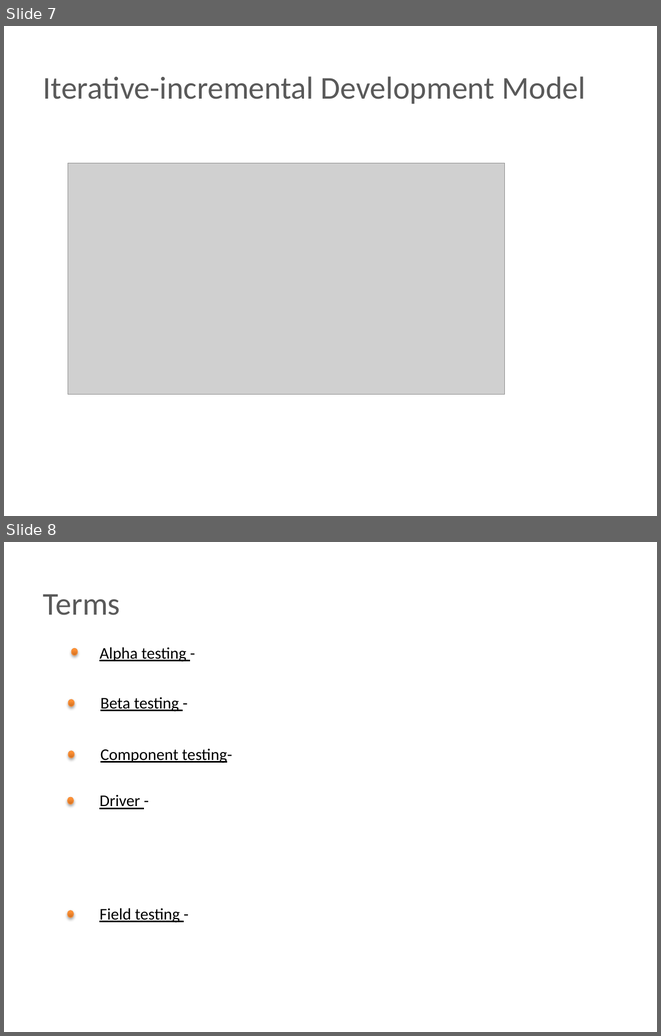
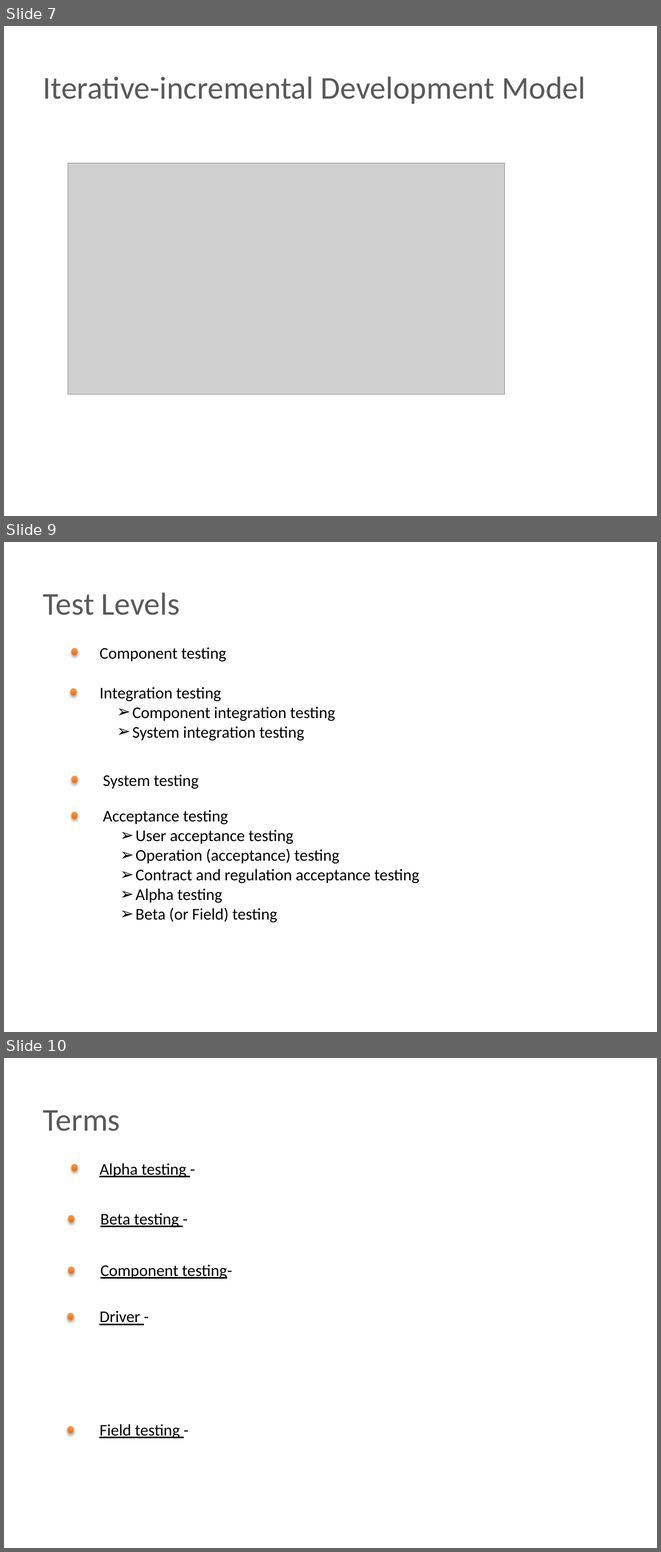
Before and after one commit to BigRacer/swtesting, a slide deck: inna/Занятие 2.pptx. Shown one above the other, each under a label of ours: slides 7 and 8 before the commit, slides 7, 9 and 10 after it; the slides between them are not shown. The pictures are 661x1036 and 661x1552 pixels, drawn with LibreOffice and Linux fonts; fonts in the diff are those of the drawing; grey boxes stand for pictures; background and template pictures are left out. Boxes give left, top, right and bottom in pixels: in the first picture for what was removed or moved away, otherwise in the second. Text is boxed around its words. In the diff, an @@ line names an element or a change of style, - is before the commit and + after.

```diff
--- a/inna/Занятие 2.pptx
+++ b/inna/Занятие 2.pptx
@@ slide 9 added at (x1=4, y1=542, x2=657, y2=1032), background picture (left out) @@
@@ text added at (x1=43, y1=592, x2=180, y2=615), 35 pt, text #595959 @@
+Test Levels
@@ ellipse added at (x1=71, y1=649, x2=77, y2=655), fill gradient #CC6E20 to #FF9034 to #FF9136, outline #F69240 0.75 pt @@
@@ text added at (x1=99, y1=647, x2=227, y2=662), 18 pt, text #000000 @@
+Component testing
@@ ellipse added at (x1=71, y1=688, x2=77, y2=696), fill gradient #CC6E20 to #FF9034 to #FF9136, outline #F69240 0.75 pt @@
@@ text added at (x1=99, y1=687, x2=335, y2=741), 18 pt, text #000000 @@
+Integration testing
+  ➢ Component integration testing
+  ➢ System integration testing
@@ ellipse added at (x1=71, y1=776, x2=77, y2=783), fill gradient #CC6E20 to #FF9034 to #FF9136, outline #F69240 0.75 pt @@
@@ text added at (x1=103, y1=774, x2=199, y2=789), 18 pt, text #000000 @@
+System testing
@@ ellipse added at (x1=71, y1=812, x2=77, y2=819), fill gradient #CC6E20 to #FF9034 to #FF9136, outline #F69240 0.75 pt @@
@@ text added at (x1=103, y1=810, x2=420, y2=923), 18 pt, text #000000 @@
+Acceptance testing
+  ➢ User acceptance testing
+  ➢ Operation (acceptance) testing
+  ➢ Contract and regulation acceptance testing
+  ➢ Alpha testing
+  ➢ Beta (or Field) testing
@@ what was slide 8 is now slide 10 @@
```
Also in this commit, not shown: 3 slides changed, 1 other slide added, 1 other file.
